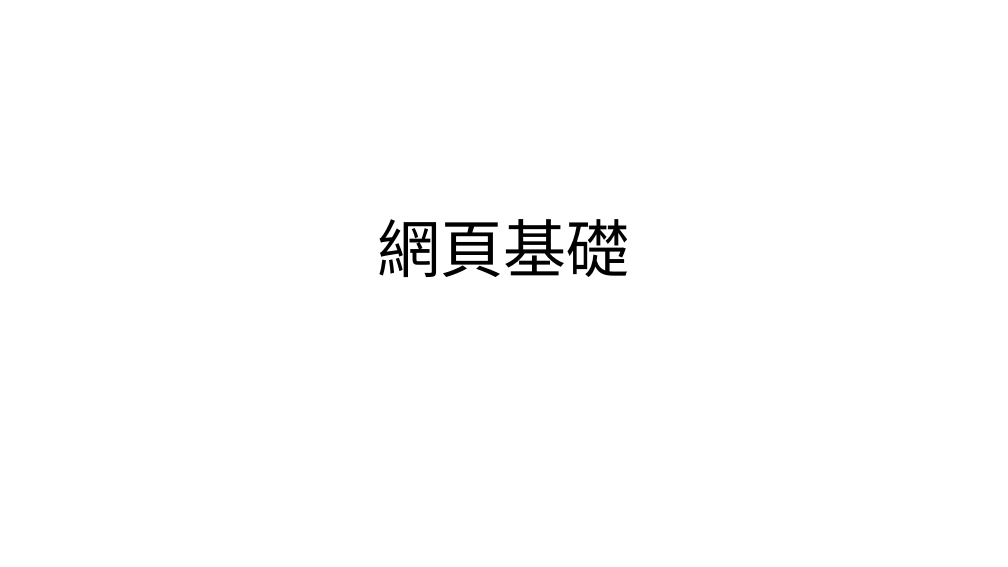
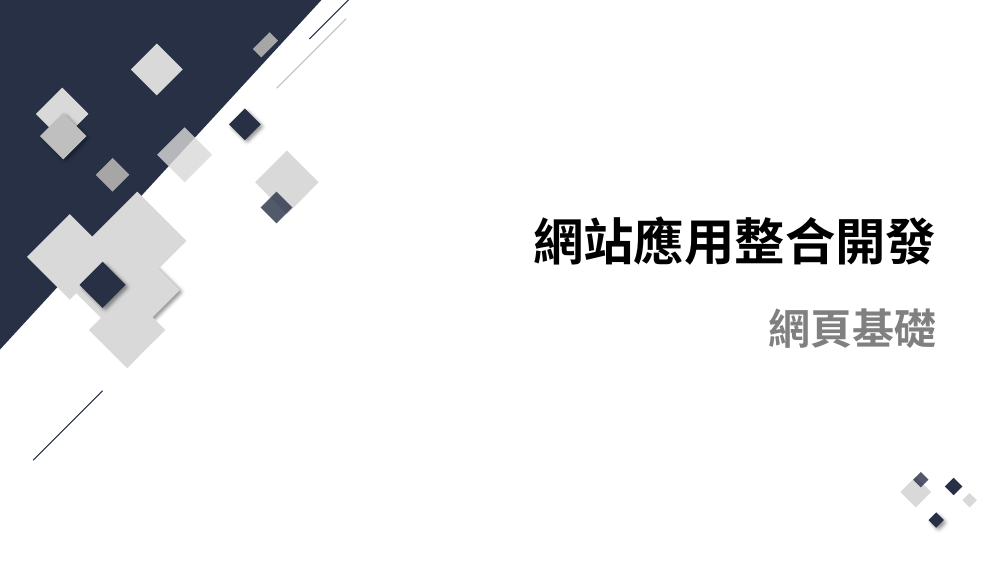
Before and after one commit to Q81JIAXIONG/-, a slide deck: slide 1 of 投影片/1.網頁基礎.pptx. Drawn at 1008x567 pixels with LibreOffice and Linux fonts; fonts in the diff are those of the drawing. Boxes give left, top, right and bottom in pixels: in the first picture for what was removed or moved away, otherwise in the second. Text is boxed around its words. In the diff, an @@ line names an element or a change of style, - is before the commit and + after.

```diff
--- a/投影片/1.網頁基礎.pptx
+++ b/投影片/1.網頁基礎.pptx
@@ triangle added at [0, 0, 321, 350], fill #273045 @@
@@ line added from (277, 88) to (346, 19), #BFBFBF 1 pt @@
@@ line added from (309, 39) to (379, 0), #273045 1 pt @@
@@ rectangle added at [131, 44, 182, 95], fill #D9D9D9 @@
@@ rectangle added at [252, 32, 278, 57], fill #A6A6A6 @@
@@ rectangle added at [36, 88, 89, 140], fill #D9D9D9 @@
@@ rectangle added at [40, 113, 86, 159], fill #BFBFBF @@
@@ rectangle added at [229, 109, 261, 141], fill #273045 @@
@@ rectangle added at [158, 127, 212, 182], fill #D9D9D9 at 80% opacity @@
@@ rectangle added at [96, 158, 129, 191], fill #A6A6A6 @@
@@ rectangle added at [255, 150, 319, 213], fill #D9D9D9 @@
@@ group added at [27, 192, 187, 369]: 6 rectangles @@
@@ rectangle added at [261, 192, 293, 224], fill #273045 at 80% opacity @@
@@ title added at [533, 216, 936, 265], 48 pt, text #000000, bold @@
+網站應用整合開發
@@ rectangle added at [79, 262, 125, 308], fill #273045 @@
@@ subtitle "網頁基礎": place and size @@
-subtitle "網頁基礎" at [378, 219, 630, 277]
+subtitle "網頁基礎" at [768, 308, 936, 348]
@@ subtitle "網頁基礎" at [768, 308, 936, 348]: size 60 to 40 pt, font Calibri to Arial, text colour #000000 to #808080, bold on; alignment centre to right; more space between paragraphs; vertical alignment bottom to top @@
@@ line added from (33, 461) to (103, 391), #273045 1 pt @@
@@ group added at [901, 472, 977, 528]: 5 rectangles @@
```
Also in this commit, not shown: 11 other slides changed, 15 slides added, 8 slides removed, 16 other files.
